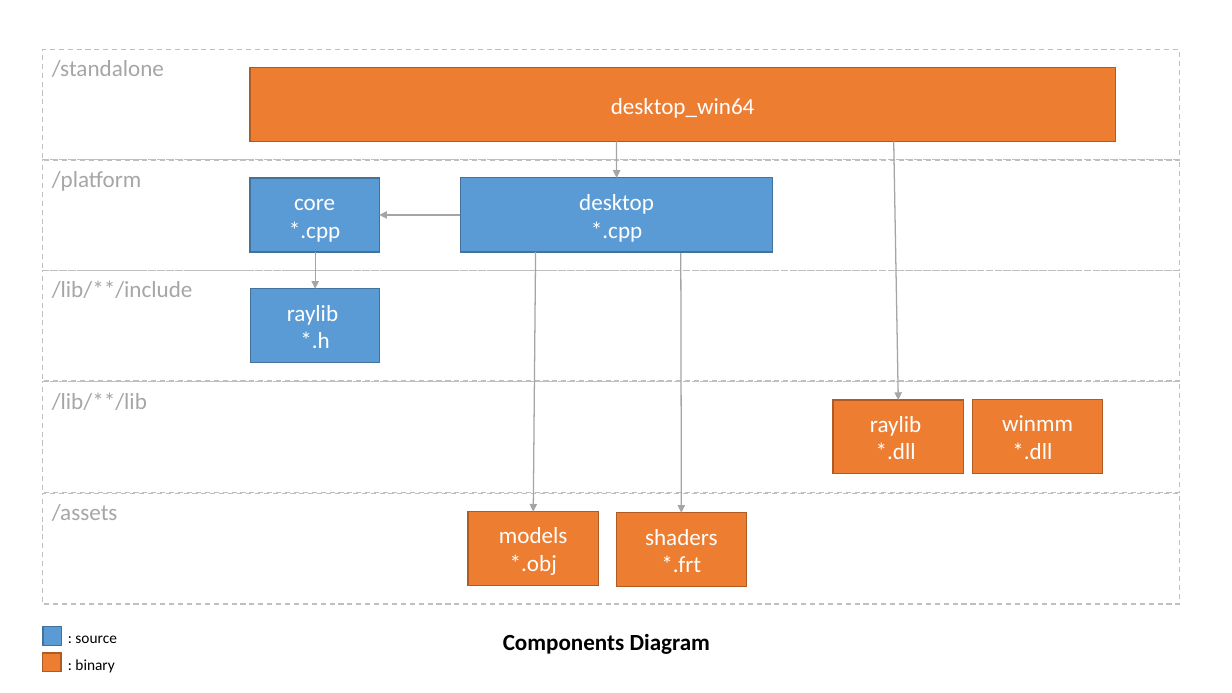
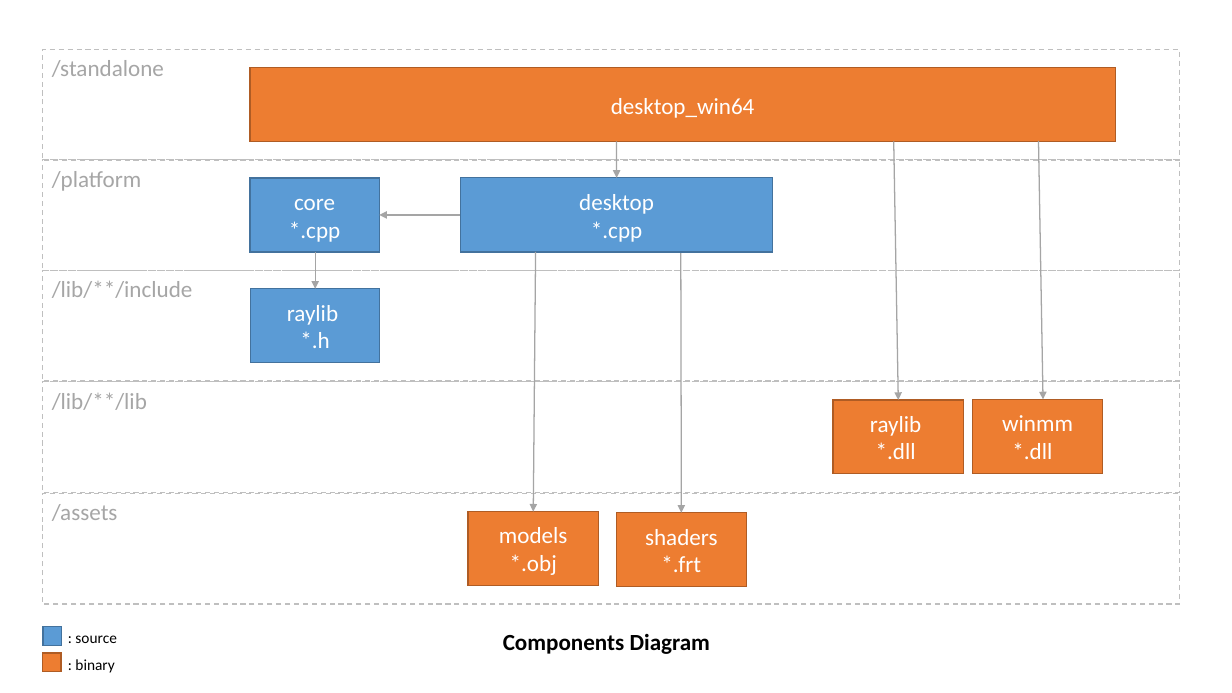
Before and after one commit to DamienFremont/c99-raylib5-gl3-3dgame-starter, a slide deck: slide 1 of docs/README/diagrams.pptx. Drawn at 1232x693 pixels with LibreOffice and Linux fonts; fonts in the diff are those of the drawing. Boxes give left, top, right and bottom in pixels: in the first picture for what was removed or moved away, otherwise in the second. Text is boxed around its words. In the diff, an @@ line names an element or a change of style, - is before the commit and + after.

```diff
--- a/docs/README/diagrams.pptx
+++ b/docs/README/diagrams.pptx
@@ arrow added from (1039, 140) to (1043, 399), #A5A5A5 1 pt @@
```
Also in this commit, not shown: 2 other files.
